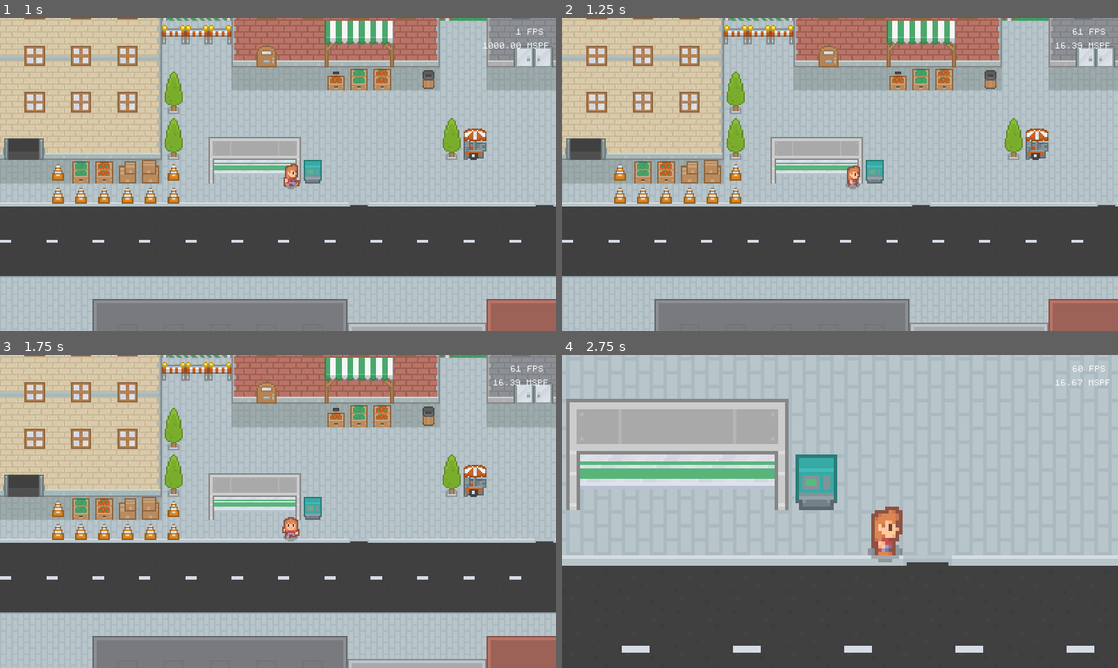
Above: before the commit, frames 1-4 (two rows, left to right).
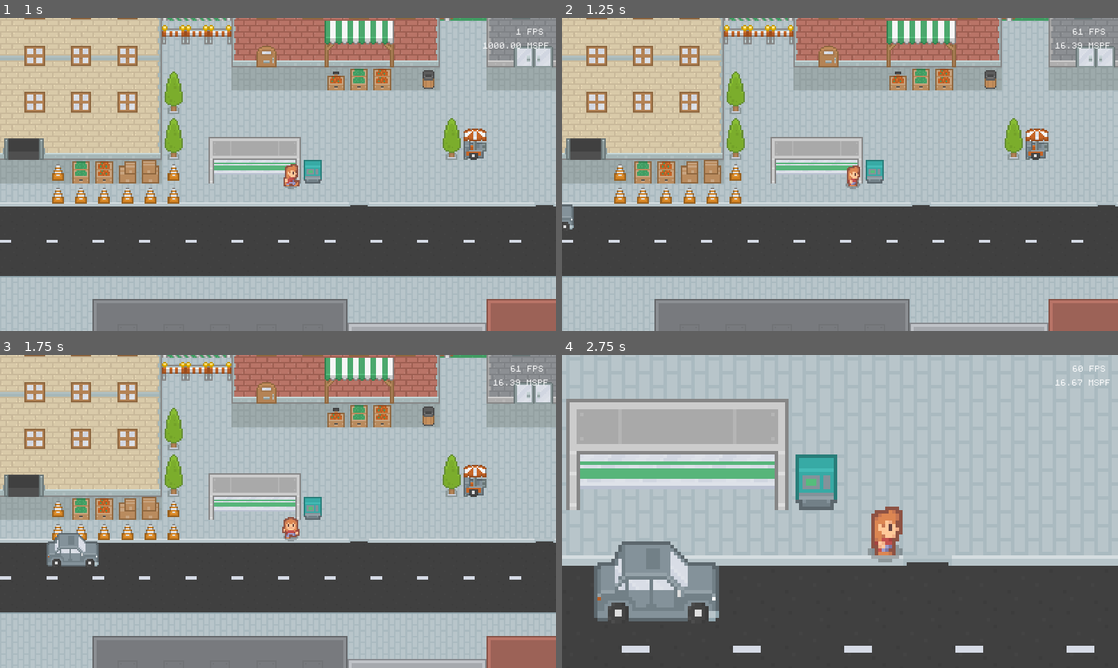
Above: after the commit, the same moments.

Repository: SilentByte/cysec-intern
Game: Godot game, scene res://scenes/world/main.tscn
Same seed, same stepped clock (60 frames per second), same inputs: the game is played once before the commit and once after it.
Inputs (mouse positions are in pixels of both pictures, inside the frame that each line leads up to):
- Up to frame 1 (1 s): tap Enter at 0.5 s; move the mouse to (400, 158) at 0.52 s; hold D (move_east) from 0.53 s (still down); tap E (interact) at 0.6 s
- Up to frame 2 (1.25 s): keep holding D (move_east)
- Up to frame 3 (1.75 s): move the mouse to (166, 527) at 1.27 s; release D (move_east) at 1.28 s; hold Down (move_south) from 1.28 s (still down); tap Shift (run) at 1.35 s
- Up to frame 4 (2.75 s): move the mouse to (895, 442) at 2.02 s; release Down (move_south) at 2.03 s; hold D (move_east) from 2.03 s (still down); hold Mouse wheel up (zoom_in) from 2.03 s (still down)

Frame 1 is identical in both runs. In frame 2, 0.1% of the frame differs, in the area x 0-3%, y 59-68%; in frame 3, 0.8%; in frame 4, 4.6%, in the area x 5-29%, y 59-86%.

Commit message:
Fix tileset issues

Diff:
--- a/scenes/world/city/car_spawner.gd
+++ b/scenes/world/city/car_spawner.gd
@@ -35,6 +35,7 @@
 
 func _ready() -> void:
 	reset()
+	_on_spawn_timer_timeout()
 
 
 func _draw() -> void:
--- a/scenes/world/city/car_spawner.tscn
+++ b/scenes/world/city/car_spawner.tscn
@@ -8,7 +8,7 @@
 [node name="Cars" type="Node2D" parent="."]
 
 [node name="SpawnTimer" type="Timer" parent="."]
-wait_time = 4.14349
+wait_time = 4.73683
 autostart = true
 
 [connection signal="timeout" from="SpawnTimer" to="." method="_on_spawn_timer_timeout"]
--- a/scenes/world/city/city.tscn
+++ b/scenes/world/city/city.tscn
@@ -485,7 +485,7 @@
 cell_size = Vector2( 16, 16 )
 cell_tile_origin = 1
 format = 1
-tile_data = PoolIntArray( 47, 9, 196611, 48, 10, 327706, 49, …(4015 unchanged characters)…  10, 196641, 1441829, 10, 917532, 1441856, 10, 1245219, 1441857, 10, 1245220, 1441858, 10, 917519, 1572863, 10, 851972, 1507328, 10, 851973, 1507329, 10, 851974, 1507331, 10, 1048603, 1507333, 10, 1048603, 1507335, 10, 1048603, 1507337, 10, 1048603, 1507375, 10, 32, 1507376, 10, 33, 1507377, 10, 33, 1507378, 10, 33, 1507379, 10, 33, 1507380, 10, 33, 1507381, 10, 33, 1507382, 10, 33, 1507383, 10, 34, 1507392, 10, 1245219, 1507393, 10, 1245220, 1572867, 10, 393247, 1572868, 10, 393248, 1572869, 10, 393248, 1572870, 10, 393248, 1572871, 10, 393248, 1572872, 10, 393248, 1572873, 10, 393249, 1572876, 10, 917518, 1572878, 10, 1179676, 1572881, 10, 1179676, 1572911, 10, 65568, 1572912, 10, 65569, 1572914, 1, 17, 1572915, 1, 17, 1572918, 10, 65569, 1572919, 10, 65570, 1572928, 10, 1245219, 1572929, 10, 1245220, 1703935, 10, 1245199, 163 …(4695 unchanged characters)…
+tile_data = PoolIntArray( 47, 9, 196611, 48, 10, 327706, 49, …(4015 unchanged characters)…  10, 196641, 1441829, 10, 917532, 1441857, 10, 1245219, 1441858, 10, 1245220, 1441859, 10, 917519, 1572863, 10, 851972, 1507328, 10, 851973, 1507329, 10, 851974, 1507331, 10, 1048603, 1507333, 10, 1048603, 1507335, 10, 1048603, 1507337, 10, 1048603, 1507375, 10, 32, 1507376, 10, 33, 1507377, 10, 33, 1507378, 10, 33, 1507379, 10, 33, 1507380, 10, 33, 1507381, 10, 33, 1507382, 10, 33, 1507383, 10, 34, 1507393, 10, 1245219, 1507394, 10, 1245220, 1572867, 10, 393247, 1572868, 10, 393248, 1572869, 10, 393248, 1572870, 10, 393248, 1572871, 10, 393248, 1572872, 10, 393248, 1572873, 10, 393249, 1572876, 10, 917518, 1572878, 10, 1179676, 1572881, 10, 1179676, 1572911, 10, 65568, 1572912, 10, 65569, 1572918, 10, 65569, 1572919, 10, 65570, 1572929, 10, 1245219, 1572930, 10, 1245220, 1703935, 10, 1245199, 163 …(4695 unchanged characters)…
 
 [node name="CafeBanner" type="Sprite" parent="Decorations"]
 position = Vector2( 568, 456 )
@@ -493,7 +493,6 @@
 texture = ExtResource( 4 )
 
 [node name="StaticBody2D" type="StaticBody2D" parent="."]
-visible = false
 
 [node name="CollisionPolygon2D" type="CollisionPolygon2D" parent="StaticBody2D"]
 polygon = PoolVector2Array( 384, 560, 384, 547, 371, 547, 371, 557, 0, 557, 0, 464, -16, 464, -16, 432, 32, 432, 32, 416, -32, 416, -32, 608, 384, 608 )
@@ -555,7 +554,7 @@
 
 [node name="CollisionPolygon2D17" type="CollisionPolygon2D" parent="StaticBody2D"]
 position = Vector2( 96, 118 )
-polygon = PoolVector2Array( 656, 247, 656, 394, 960, 394, 960, 292.254, 1184, 290, 1184, 279, 950, 279, 949, 234, 939, 234, 939, 279, 800, 279, 800, 247 )
+polygon = PoolVector2Array( 656, 247, 656, 394, 960, 394, 960, 292.254, 1184, 290, 1184, 279, 968, 279, 968, 234, 955, 234, 955, 279, 800, 279, 800, 247 )
 
 [node name="Portals" type="Node2D" parent="."]
 
